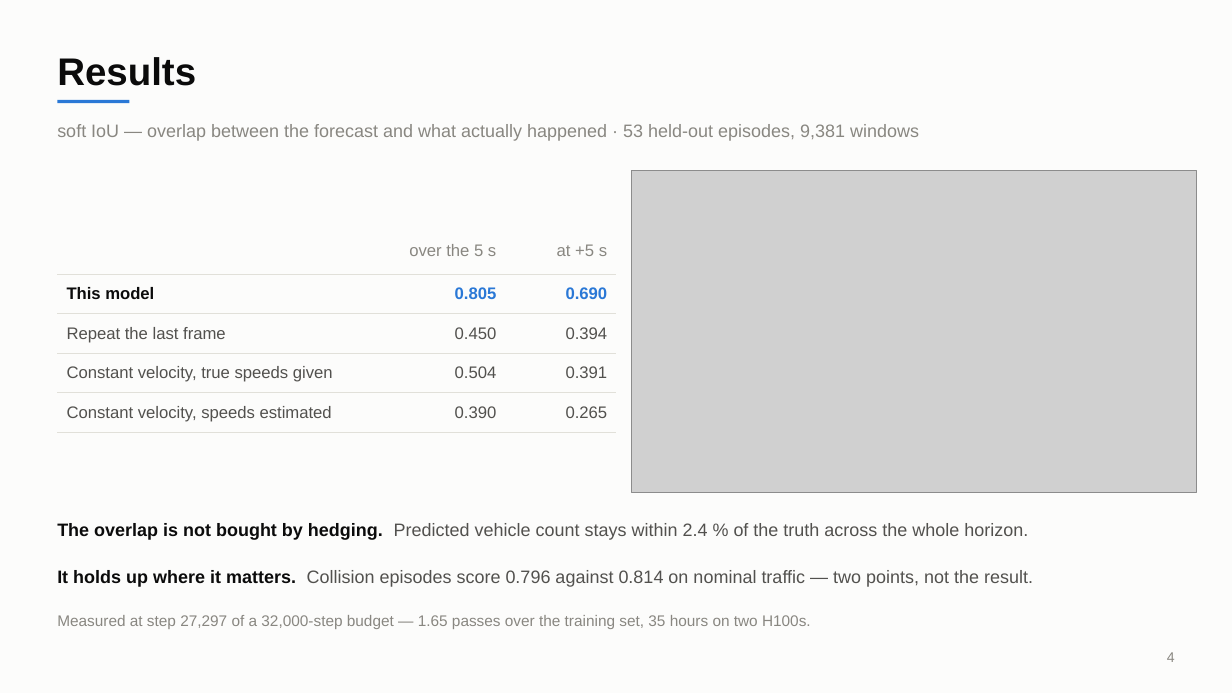
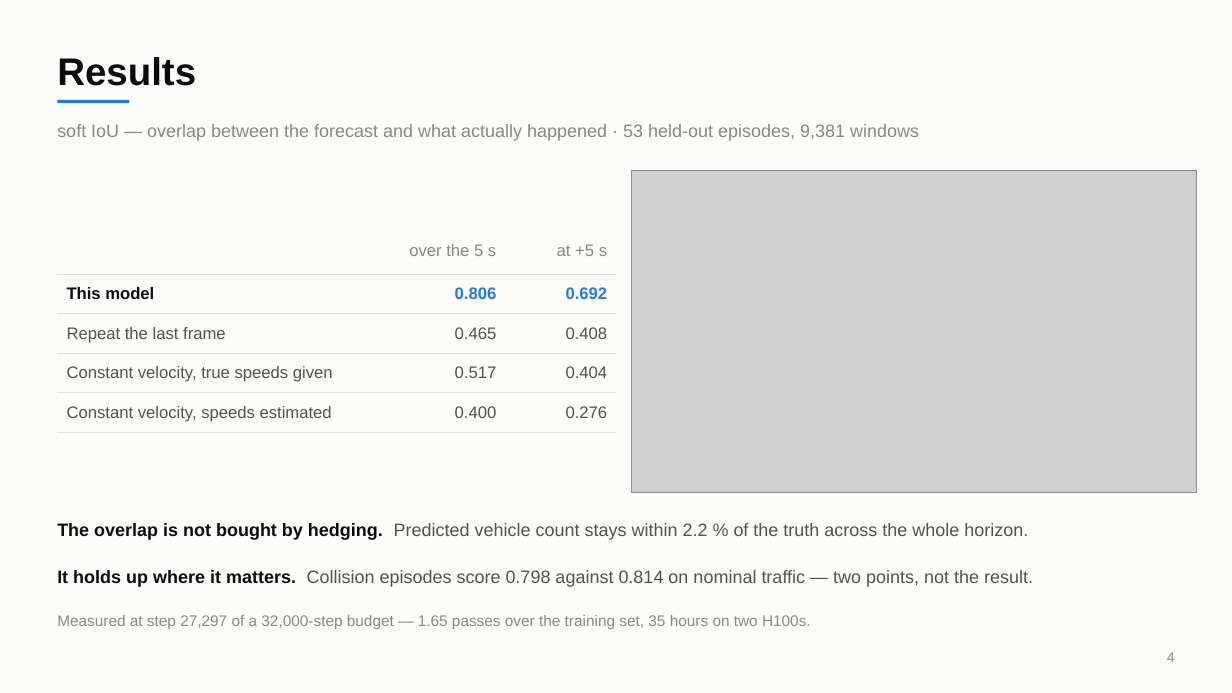
Before and after one commit to m-shahbaz-kharal/GTraffic2Crash, a slide deck: slide 4 of docs/slides/GTraffic2Crash.pptx. Drawn at 1232x693 pixels with LibreOffice and Linux fonts; fonts in the diff are those of the drawing; grey boxes stand for pictures. Boxes give left, top, right and bottom in pixels: in the first picture for what was removed or moved away, otherwise in the second. Text is boxed around its words. In the diff, an @@ line names an element or a change of style, - is before the commit and + after.

```diff
--- a/docs/slides/GTraffic2Crash.pptx
+++ b/docs/slides/GTraffic2Crash.pptx
@@ table at <box>57,227,616,426</box> @@
-row 2, column 2: 0.805
+row 2, column 2: 0.806
-row 2, column 3: 0.690
+row 2, column 3: 0.692
-row 3, column 2: 0.450
+row 3, column 2: 0.465
-row 3, column 3: 0.394
+row 3, column 3: 0.408
-row 4, column 2: 0.504
+row 4, column 2: 0.517
-row 4, column 3: 0.391
+row 4, column 3: 0.404
-row 5, column 2: 0.390
+row 5, column 2: 0.400
-row 5, column 3: 0.265
+row 5, column 3: 0.276
@@ text at <box>57,523,1033,587</box>: text changed @@
-The overlap is not bought by hedging. Predicted vehicle count stays within 2.4 % of the truth across the whole horizon.
-It holds up where it matters. Collision episodes score 0.796 against 0.814 on nominal traffic — two points, not the result.
+The overlap is not bought by hedging. Predicted vehicle count stays within 2.2 % of the truth across the whole horizon.
+It holds up where it matters. Collision episodes score 0.798 against 0.814 on nominal traffic — two points, not the result.
```
Also in this commit, not shown: 2 other files.
